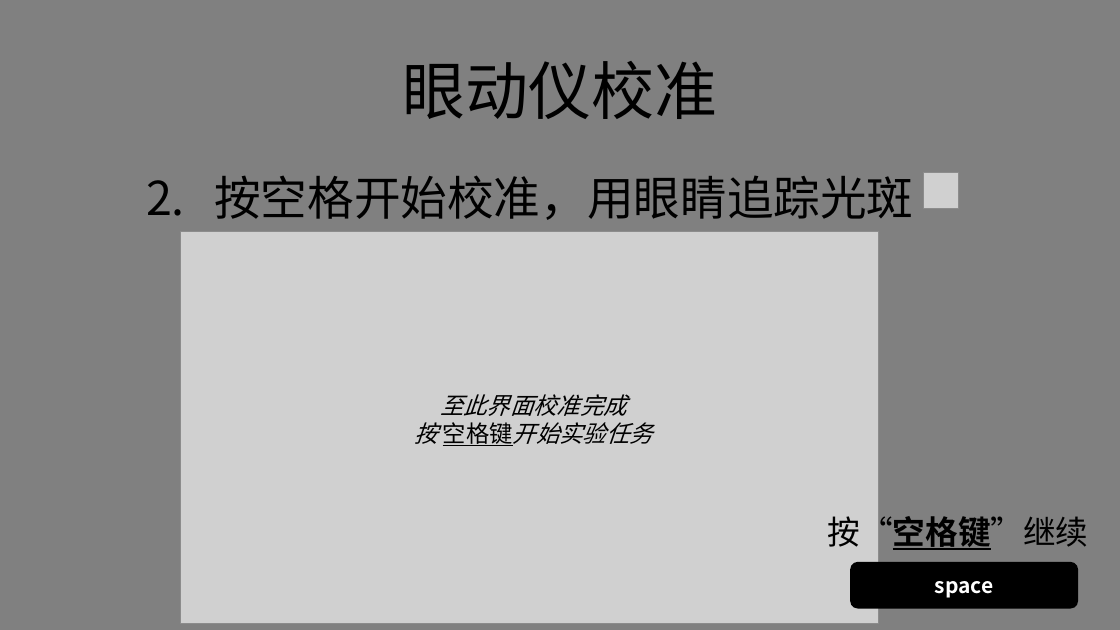
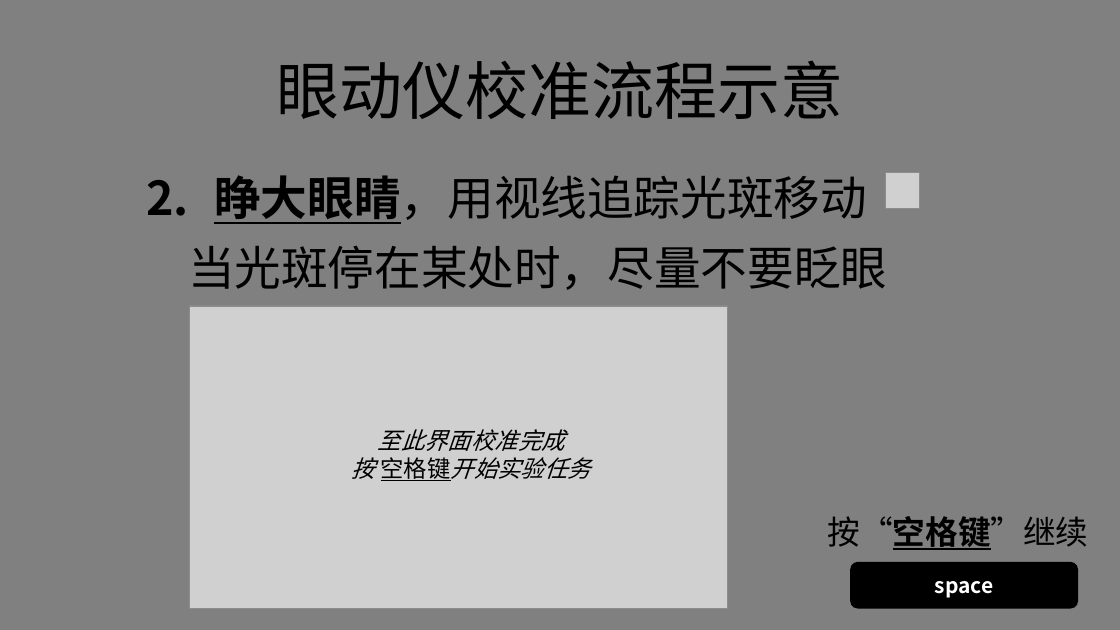
Before and after one commit to lyxose/FreeView, a slide deck: slide 4 of Instructions.pptx. Drawn at 1120x630 pixels with LibreOffice and Linux fonts; fonts in the diff are those of the drawing; grey boxes stand for pictures. Boxes give left, top, right and bottom in pixels: in the first picture for what was removed or moved away, otherwise in the second. Text is boxed around its words. In the diff, an @@ line names an element or a change of style, - is before the commit and + after.

```diff
--- a/Instructions.pptx
+++ b/Instructions.pptx
@@ text at (277, 61, 844, 119): text changed @@
-眼动仪校准
+眼动仪校准流程示意
@@ text at (188, 175, 887, 290): text changed @@
-2. 按空格开始校准，用眼睛追踪光斑
+2. 睁大眼睛，用视线追踪光斑移动
+  当光斑停在某处时，尽量不要眨眼
@@ picture: place and size @@
-picture at (924, 173, 959, 208)
+picture at (886, 173, 920, 208)
@@ picture: place and size @@
-picture at (181, 231, 878, 623)
+picture at (190, 306, 728, 608)
@@ text "至此界面校准完成": place and size @@
-text "至此界面校准完成" at (414, 394, 653, 446)
+text "至此界面校准完成" at (352, 429, 591, 481)
```
Also in this commit, not shown: 10 other slides changed, 11 other files.
